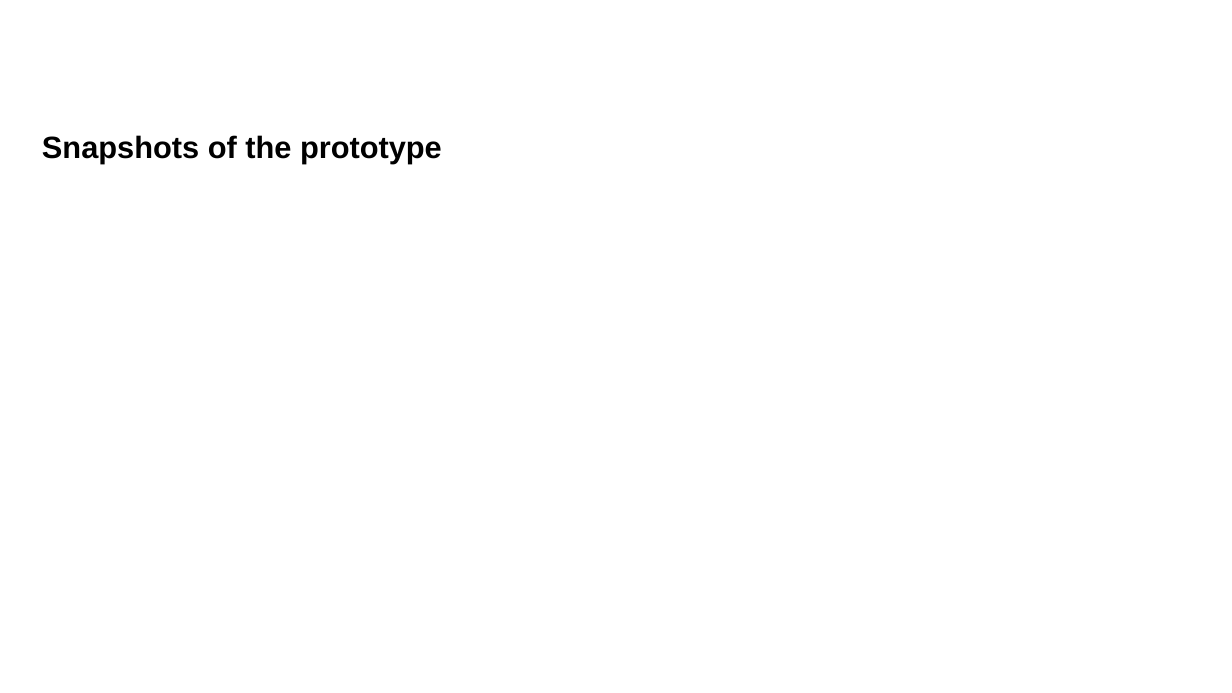
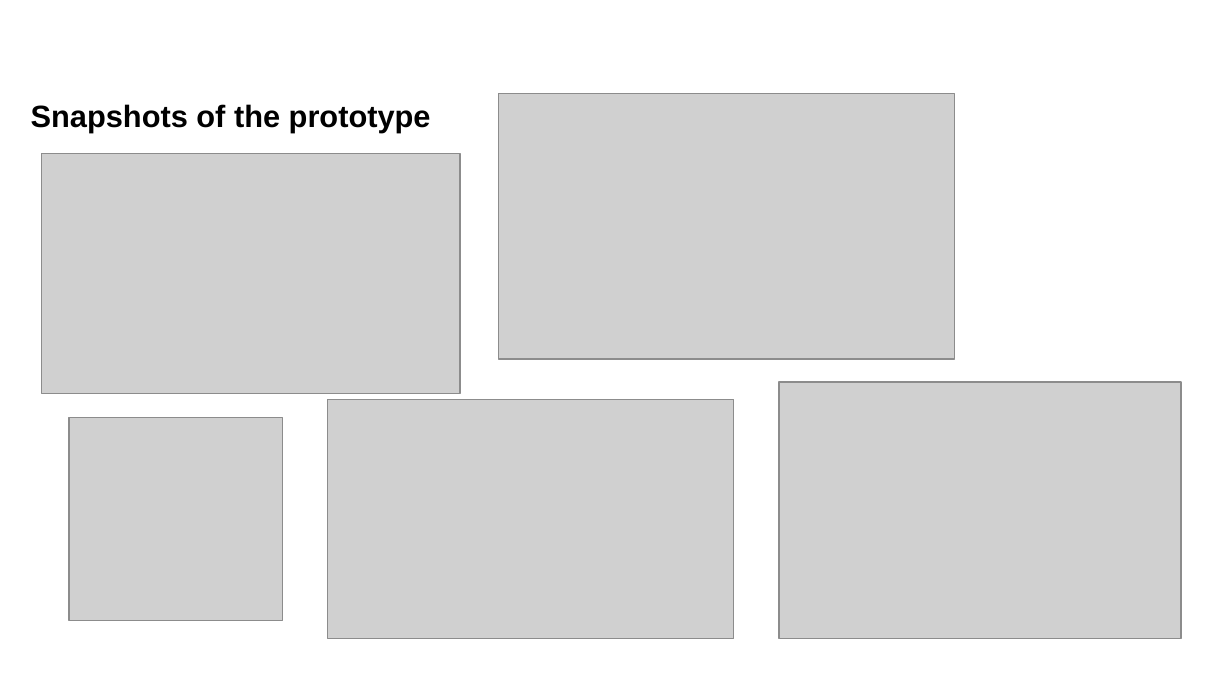
Before and after one commit to Bhakti-e/ibha-ksp, a slide deck: slide 10 of Ibha_KSP_Prototype_Submission.pptx (slide 11 before the commit). Drawn at 1232x693 pixels with LibreOffice and Linux fonts; fonts in the diff are those of the drawing; grey boxes stand for pictures; background and template pictures are left out. Boxes give left, top, right and bottom in pixels: in the first picture for what was removed or moved away, otherwise in the second. Text is boxed around its words. In the diff, an @@ line names an element or a change of style, - is before the commit and + after.

```diff
--- a/Ibha_KSP_Prototype_Submission.pptx
+++ b/Ibha_KSP_Prototype_Submission.pptx
@@ text "Snapshots of the prototype" moved from (x1=42, y1=135, x2=442, y2=163) to (x1=31, y1=104, x2=431, y2=133) @@
@@ picture added at (x1=499, y1=94, x2=955, y2=359) @@
@@ picture added at (x1=42, y1=154, x2=460, y2=394) @@
@@ picture added at (x1=779, y1=382, x2=1180, y2=638) @@
@@ picture added at (x1=69, y1=418, x2=282, y2=621) @@
@@ picture added at (x1=328, y1=399, x2=734, y2=639) @@
```
Also in this commit, not shown: 10 other slides changed, 3 slides removed, 5 other files.
